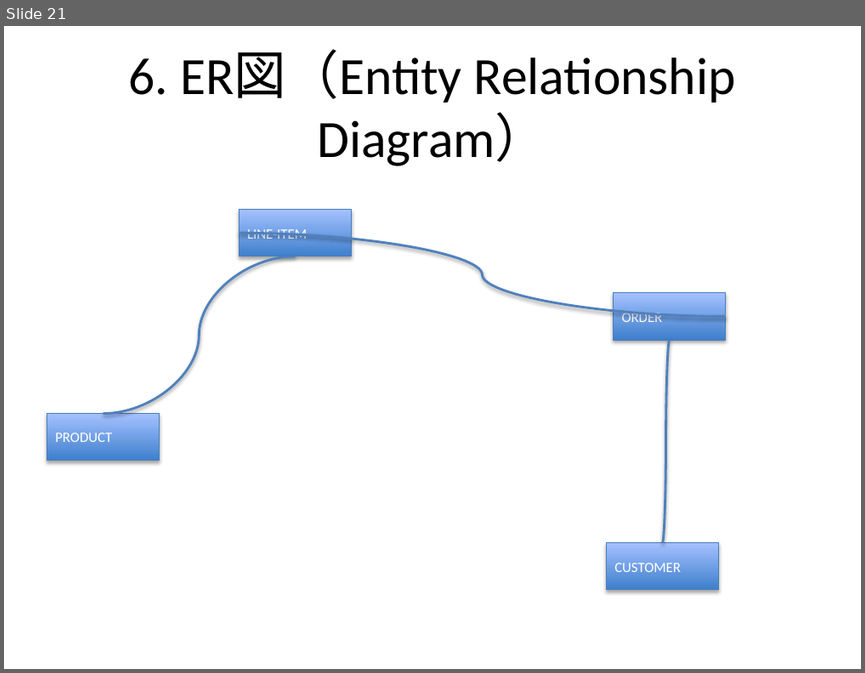
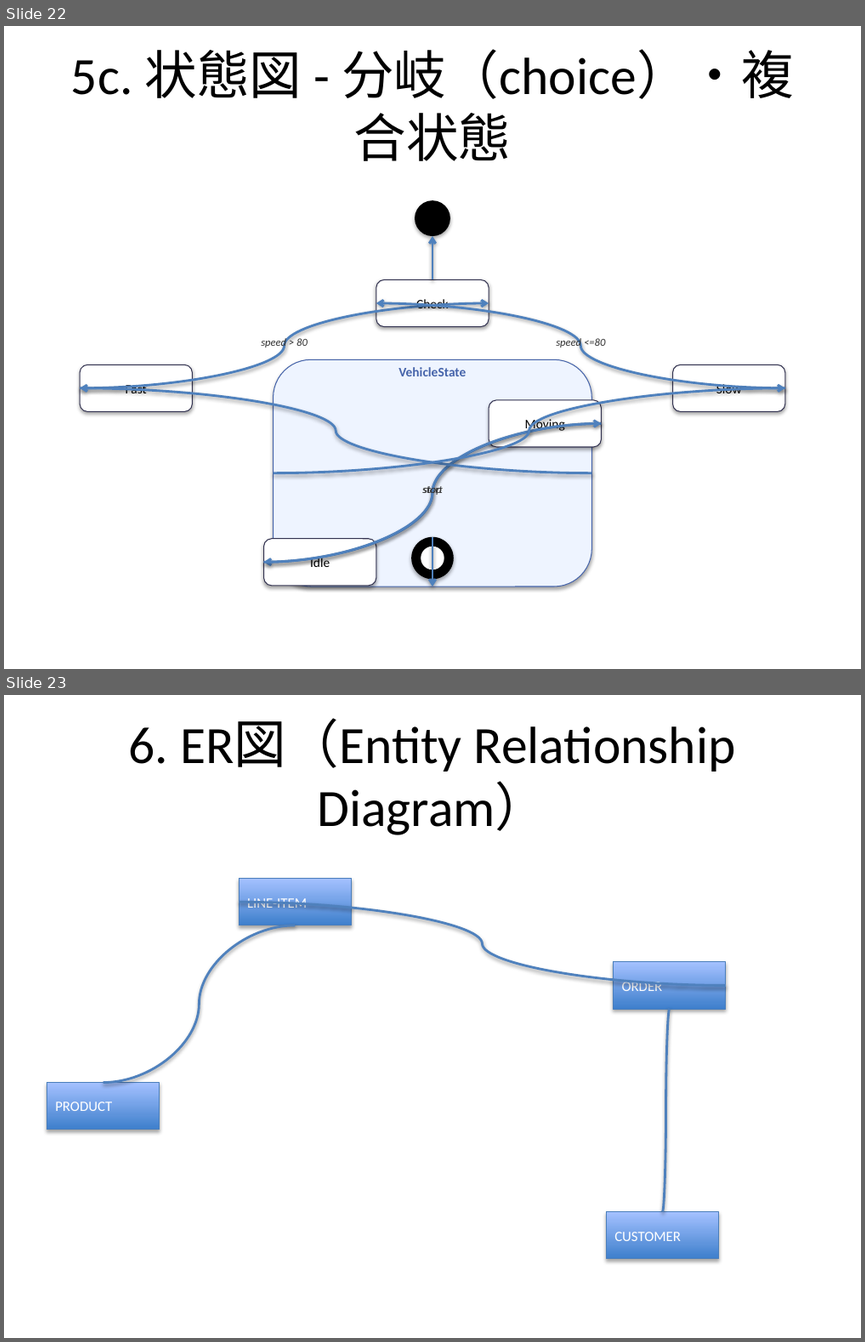
Before and after one commit to notfolder/qmd_to_pptx, a slide deck: demo_full.pptx. Shown one above the other, each under a label of ours: slide 21 before the commit, slides 22 and 23 after it. The pictures are 865x673 and 865x1342 pixels, drawn with LibreOffice and Linux fonts; fonts in the diff are those of the drawing. Boxes give left, top, right and bottom in pixels: in the first picture for what was removed or moved away, otherwise in the second. Text is boxed around its words. In the diff, an @@ line names an element or a change of style, - is before the commit and + after.

```diff
--- a/demo_full.pptx
+++ b/demo_full.pptx
@@ slide 22 added at (4, 26, 861, 669), background #FFFFFF @@
@@ title added at (71, 49, 794, 161), 44 pt, text #000000 @@
+5c. 状態図 - 分岐（choice）・複合状態
@@ ellipse added at (415, 201, 450, 237), fill #000000 @@
@@ curved arrow added from (432, 279) to (432, 236), #4F81BD 2 pt @@
@@ rounded rectangle added at (375, 279, 488, 327), fill #FFFFFF, outline #323250 0.75 pt, 11 pt, text #000000 @@
+Check
@@ curved arrow added from (80, 387) to (489, 303), #4F81BD 2 pt @@
@@ curved arrow added from (785, 387) to (375, 303), #4F81BD 2 pt @@
@@ text added at (261, 338, 307, 349), 9 pt, text #323232, italic @@
+speed > 80
@@ text added at (556, 337, 605, 349), 9 pt, text #323232, italic @@
+speed <=80
@@ rounded rectangle added at (80, 364, 192, 412), fill #FFFFFF, outline #323250 0.75 pt, 11 pt, text #000000 @@
+Fast
@@ rounded rectangle added at (273, 359, 591, 586), fill #EEF4FF, outline #4664AA 0.75 pt @@
@@ text added at (398, 367, 466, 376), 11 pt, text #4664AA, bold @@
+VehicleState
@@ rounded rectangle added at (672, 364, 784, 412), fill #FFFFFF, outline #323250 0.75 pt, 11 pt, text #000000 @@
+Slow
@@ curved arrow added from (591, 473) to (80, 387), #4F81BD 2 pt @@
@@ curved arrow added from (273, 473) to (785, 387), #4F81BD 2 pt @@
@@ rounded rectangle added at (489, 399, 602, 447), fill #FFFFFF, outline #323250 0.75 pt, 11 pt, text #000000 @@
+Moving
@@ curved arrow added from (602, 424) to (263, 562), #4F81BD 2 pt @@
@@ curved arrow added from (263, 562) to (602, 424), #4F81BD 2 pt @@
@@ text added at (422, 484, 443, 496), 9 pt, text #323232, italic @@
+start
@@ text added at (423, 484, 442, 496), 9 pt, text #323232, italic @@
+stop
@@ rounded rectangle added at (263, 539, 375, 585), fill #FFFFFF, outline #323250 0.75 pt, 11 pt, text #000000 @@
+Idle
@@ ellipse added at (411, 537, 453, 578), fill #000000 @@
@@ ellipse added at (420, 546, 443, 569), fill #FFFFFF @@
@@ curved arrow added from (432, 537) to (432, 586), #4F81BD 2 pt @@
@@ what was slide 21 is now slide 23 @@
```
Also in this commit, not shown: 2 other slides added, 1 slide removed, 5 other files.
